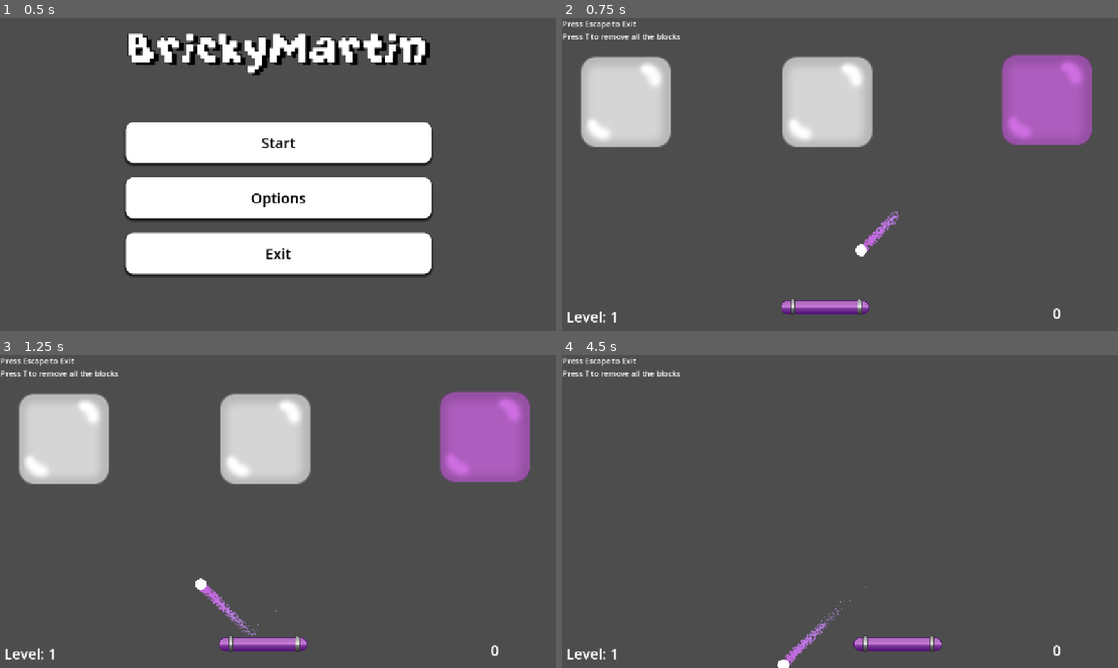
Above: before the commit, frames 1-4 (two rows, left to right).
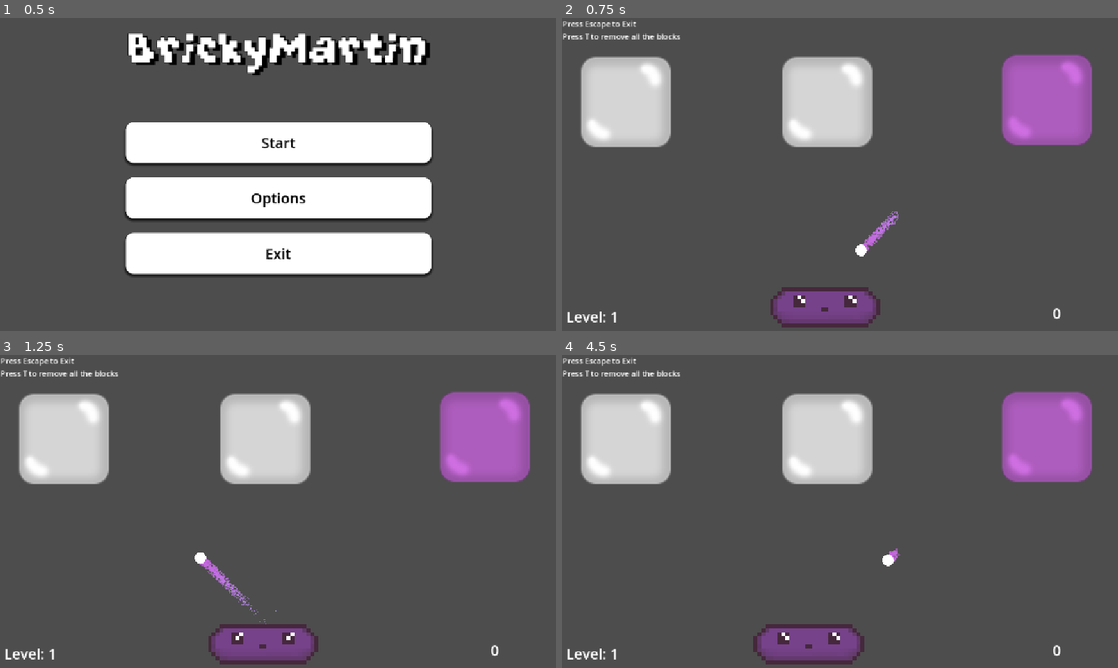
Above: after the commit, the same moments.

Repository: marcibaumel/HEJ_Brick
Game: Godot game, scene res://scenes/mainMenu.tscn
The game is run twice, just before and just after one commit, with the same random seed, the same clock (stepped at 60 frames per second) and the same inputs.
Inputs:
- Up to frame 1 (0.5 s): no input
- Up to frame 2 (0.75 s): click "Start" at 0.5 s
- Up to frame 3 (1.25 s): no input
- Up to frame 4 (4.5 s): tap T (destroy_children) at 1.25, 2.1, 2.75, 3.6, 4.25 s; hold Right (ui_right) 1.28-2.03 s; hold T (destroy_children) 1.28-2.03 s; hold Left (ui_left) 2.03-2.78 s; hold T (destroy_children) 2.78-3.53 s; hold Right (ui_right) 2.78-4.28 s; hold Left (ui_left) from 4.28 s (still down); hold T (destroy_children) from 4.28 s (still down)

Frame 1 is identical in both runs. In frame 2, 2.2% of the frame differs, in the area x 37-58%, y 86-99%; in frame 3, 2.8%; in frame 4, 17%, in the area x 3-96%, y 11-100%.

Commit message:
add animation

Diff:
--- a/brickyMartin/scenes/paddle.tscn
+++ b/brickyMartin/scenes/paddle.tscn
@@ -1,7 +1,71 @@
-[gd_scene load_steps=5 format=3 uid="uid://cxw0uns6qia0x"]
+[gd_scene load_steps=16 format=3 uid="uid://cxw0uns6qia0x"]
 
 [ext_resource type="Script" uid="uid://c6vejke2gagr0" path="res://scripts/paddle.gd" id="1_y7wee"]
+[ext_resource type="Texture2D" uid="uid://bhdhdp5vtjt0i" path="res://assets/paddle_hit.png" id="2_kvcsl"]
 [ext_resource type="Texture2D" uid="uid://bmfkbf3q6kia7" path="res://assets/paddle.png" id="2_mo4dg"]
+[ext_resource type="Texture2D" uid="uid://cbhwr2aejdcc" path="res://assets/paddlev2-Sheet.png" id="2_pacq5"]
+
+[sub_resource type="AtlasTexture" id="AtlasTexture_es3fg"]
+atlas = ExtResource("2_kvcsl")
+region = Rect2(0, 0, 32, 32)
+
+[sub_resource type="AtlasTexture" id="AtlasTexture_kvcsl"]
+atlas = ExtResource("2_pacq5")
+region = Rect2(0, 0, 32, 32)
+
+[sub_resource type="AtlasTexture" id="AtlasTexture_nk5r3"]
+atlas = ExtResource("2_pacq5")
+region = Rect2(32, 0, 32, 32)
+
+[sub_resource type="AtlasTexture" id="AtlasTexture_qjacl"]
+atlas = ExtResource("2_pacq5")
+region = Rect2(64, 0, 32, 32)
+
+[sub_resource type="AtlasTexture" id="AtlasTexture_ucvkf"]
+atlas = ExtResource("2_pacq5")
+region = Rect2(96, 0, 32, 32)
+
+[sub_resource type="AtlasTexture" id="AtlasTexture_amp02"]
+atlas = ExtResource("2_pacq5")
+region = Rect2(128, 0, 32, 32)
+
+[sub_resource type="AtlasTexture" id="AtlasTexture_saaf8"]
+atlas = ExtResource("2_pacq5")
+region = Rect2(160, 0, 32, 32)
+
+[sub_resource type="SpriteFrames" id="SpriteFrames_es3fg"]
+animations = [{
+"frames": [{
+"duration": 1.0,
+"texture": SubResource("AtlasTexture_es3fg")
+}],
+"loop": true,
+"name": &"hit",
+"speed": 5.0
+}, {
+"frames": [{
+"duration": 1.0,
+"texture": SubResource("AtlasTexture_kvcsl")
+}, {
+"duration": 1.0,
+"texture": SubResource("AtlasTexture_nk5r3")
+}, {
+"duration": 1.0,
+"texture": SubResource("AtlasTexture_qjacl")
+}, {
+"duration": 1.0,
+"texture": SubResource("AtlasTexture_ucvkf")
+}, {
+"duration": 1.0,
+"texture": SubResource("AtlasTexture_amp02")
+}, {
+"duration": 1.0,
+"texture": SubResource("AtlasTexture_saaf8")
+}],
+"loop": true,
+"name": &"idle",
+"speed": 12.0
+}]
 
 [sub_resource type="GDScript" id="GDScript_pacq5"]
 script/source = "extends Sprite2D
@@ -18,7 +82,10 @@
 "
 
 [sub_resource type="RectangleShape2D" id="RectangleShape2D_y7wee"]
-size = Vector2(20, 144.986)
+size = Vector2(30.407, 188.998)
+
+[sub_resource type="RectangleShape2D" id="RectangleShape2D_pacq5"]
+size = Vector2(174, 12)
 
 [node name="Paddle" type="CharacterBody2D"]
 motion_mode = 1
@@ -28,13 +95,31 @@
 platform_on_leave = 2
 script = ExtResource("1_y7wee")
 
+[node name="AnimatedSprite2D" type="AnimatedSprite2D" parent="."]
+texture_filter = 1
+position = Vector2(-1.00001, -7.62939e-06)
+scale = Vector2(8.14687, 8.14687)
+sprite_frames = SubResource("SpriteFrames_es3fg")
+animation = &"hit"
+autoplay = "idle"
+
 [node name="Sprite2D" type="Sprite2D" parent="."]
+visible = false
 scale = Vector2(0.3, 0.3)
 texture = ExtResource("2_mo4dg")
 script = SubResource("GDScript_pacq5")
 
 [node name="CollisionShape2D" type="CollisionShape2D" parent="."]
-position = Vector2(1.50203, -0.00617895)
+position = Vector2(-3.50883, -22.1481)
 rotation = -1.57491
 shape = SubResource("RectangleShape2D_y7wee")
 one_way_collision_margin = 0.0
+
+[node name="Area2D" type="Area2D" parent="."]
+
+[node name="CollisionShape2D" type="CollisionShape2D" parent="Area2D"]
+position = Vector2(-1, -47)
+shape = SubResource("RectangleShape2D_pacq5")
+
+[connection signal="body_entered" from="Area2D" to="." method="_on_area_2d_body_entered"]
+[connection signal="body_exited" from="Area2D" to="." method="_on_area_2d_body_exited"]
--- a/brickyMartin/scripts/paddle.gd
+++ b/brickyMartin/scripts/paddle.gd
@@ -3,6 +3,9 @@
 const SPEED = 1000.0
 var paddleVelocity := Vector2.ZERO
 var lockedYAxis: float
+var is_active := true
+
+@onready var animatedSprite = $AnimatedSprite2D
 
 func _ready() -> void:
 	lockedYAxis = global_position.y
@@ -24,3 +27,16 @@
 
 	paddleVelocity = (global_position - prev_pos) / delta
 	paddleVelocity.y = 0
+
+func interact_with_ball() -> void:
+	animatedSprite.play("hit")
+
+
+func _on_area_2d_body_entered(body: Node2D) -> void:
+	is_active = false
+	animatedSprite.play("hit")
+
+
+func _on_area_2d_body_exited(body: Node2D) -> void:
+	is_active = false
+	animatedSprite.play("idle")
Binary file added: brickyMartin/assets/paddle_hit.png
Not shown, added: brickyMartin/assets/paddle_hit.png.import
Binary file added: brickyMartin/assets/paddlev2-Sheet.png
Not shown, added: brickyMartin/assets/paddlev2-Sheet.png.import
Binary file added: brickyMartin/assets/paddlev2.aseprite
Not shown, changed: brickyMartin/assets/paddle.krz
Not shown, changed: brickyMartin/assets/paddle.krz~
